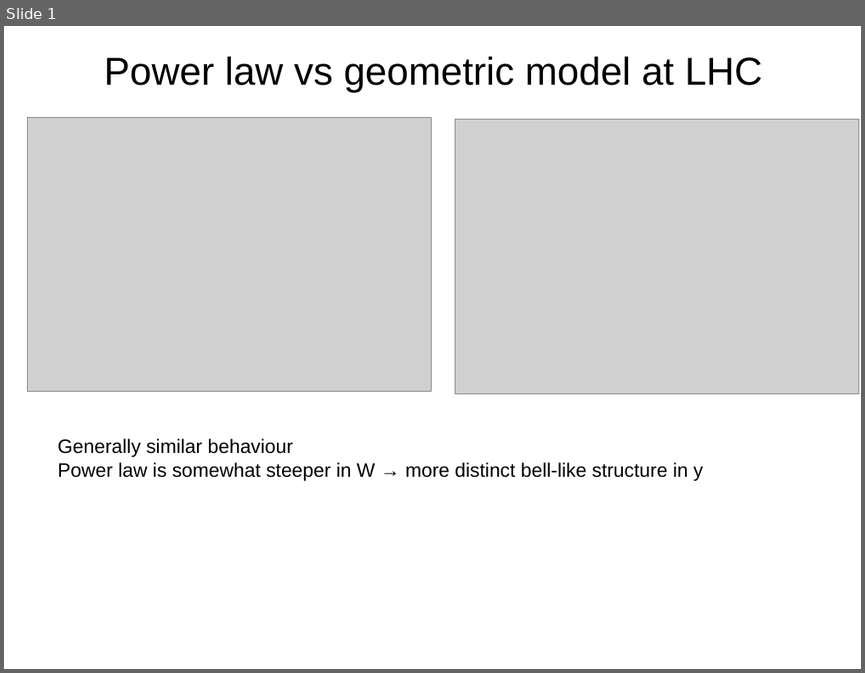
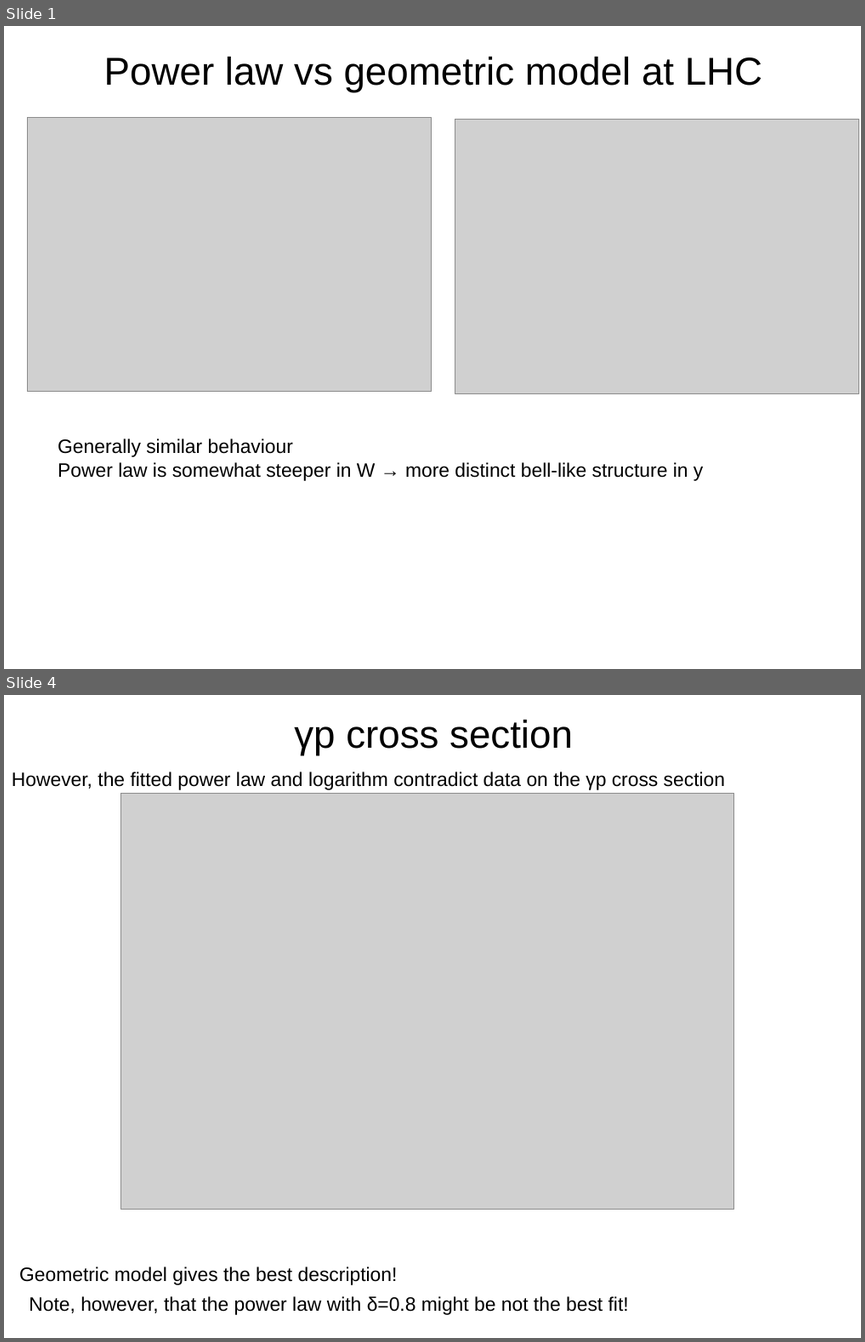
Before and after one commit to libov/diffraction, a slide deck: slides/01_18May2014/01_18May2014.odp. Shown one above the other, each under a label of ours: slide 1 before the commit, slides 1 and 4 after it; the slides between them are not shown. The pictures are 865x673 and 865x1342 pixels, drawn with LibreOffice and Linux fonts; fonts in the diff are those of the drawing; grey boxes stand for pictures. Boxes give left, top, right and bottom in pixels: in the first picture for what was removed or moved away, otherwise in the second. Text is boxed around its words. In the diff, an @@ line names an element or a change of style, - is before the commit and + after.

```diff
--- a/slides/01_18May2014/01_18May2014.odp
+++ b/slides/01_18May2014/01_18May2014.odp
@@ slide 4 added at (4,695,861,1338), background #FFFFFF @@
@@ title added at (294,720,573,755), 36 pt, text #000000 @@
+γp cross section
@@ text added at (12,771,725,790), 18 pt, text #000000 @@
+However, the fitted power law and logarithm contradict data on the γp cross section
@@ picture added at (120,793,734,1209) @@
@@ text added at (19,1266,398,1285), 18 pt, text #000000 @@
+Geometric model gives the best description!
@@ text added at (29,1296,629,1315), 18 pt, text #000000 @@
+Note, however, that the power law with δ=0.8 might be not the best fit!
```
Also in this commit, not shown: 2 slides changed, 1 other slide added, 1 other file.
